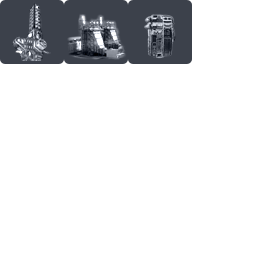
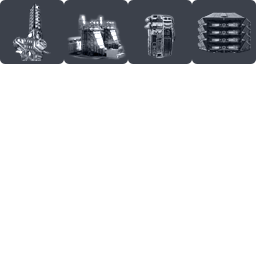
Layered file, before and after one edit (256x256). Changes by layer:
added layer "sm_bays" (luminosity) above "Layer 2" over [197, 12, 251, 53]
added layer "Layer 1 copy 3" above "Layer 1 copy 2" over [192, 0, 256, 64]
